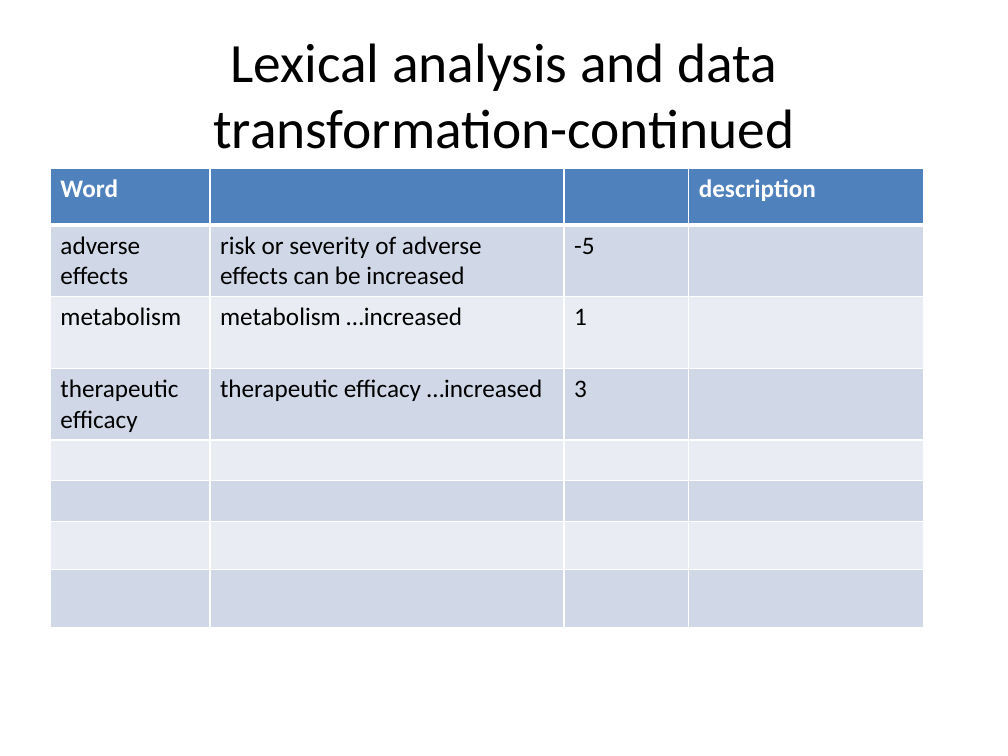
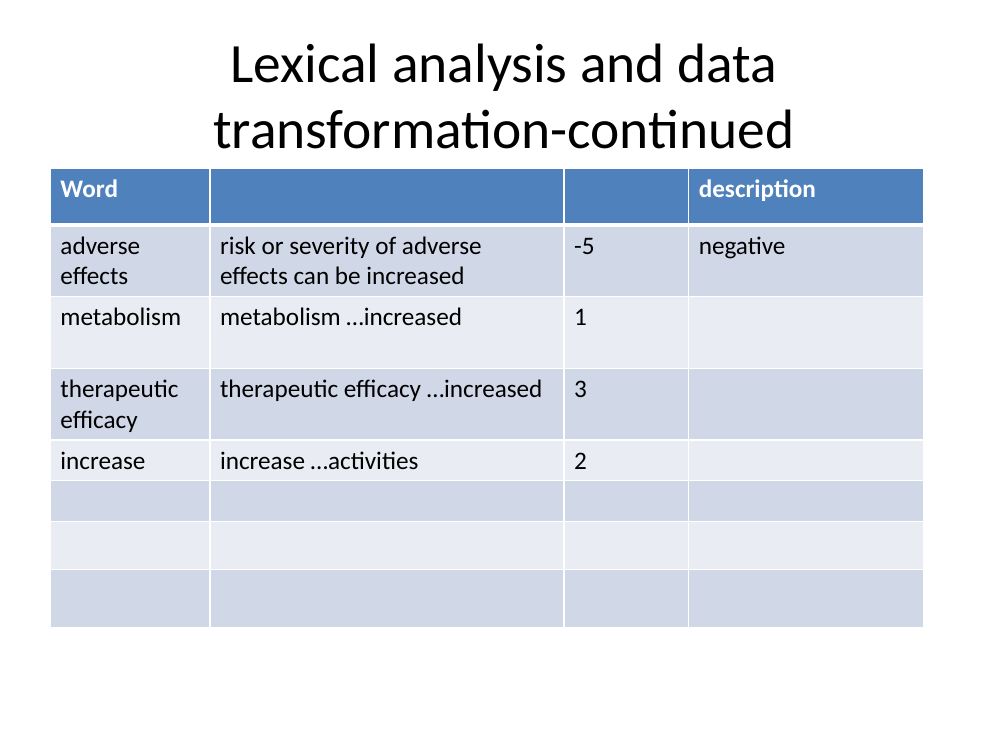
Before and after one commit to katkovOlga/nayaProject, a slide deck: slide 21 of FinalProject.pptx. Drawn at 1008x756 pixels with LibreOffice and Linux fonts; fonts in the diff are those of the drawing. Boxes give left, top, right and bottom in pixels: in the first picture for what was removed or moved away, otherwise in the second. Text is boxed around its words. In the diff, an @@ line names an element or a change of style, - is before the commit and + after.

```diff
--- a/FinalProject.pptx
+++ b/FinalProject.pptx
@@ table at (50, 168, 923, 625) @@
-row 2, column 4: 
+row 2, column 4: negative
+row 5: increase | increase …activities | 2 | 
-row 8:  |  |  | 
```
Also in this commit, not shown: 3 other slides changed, 2 other files.
